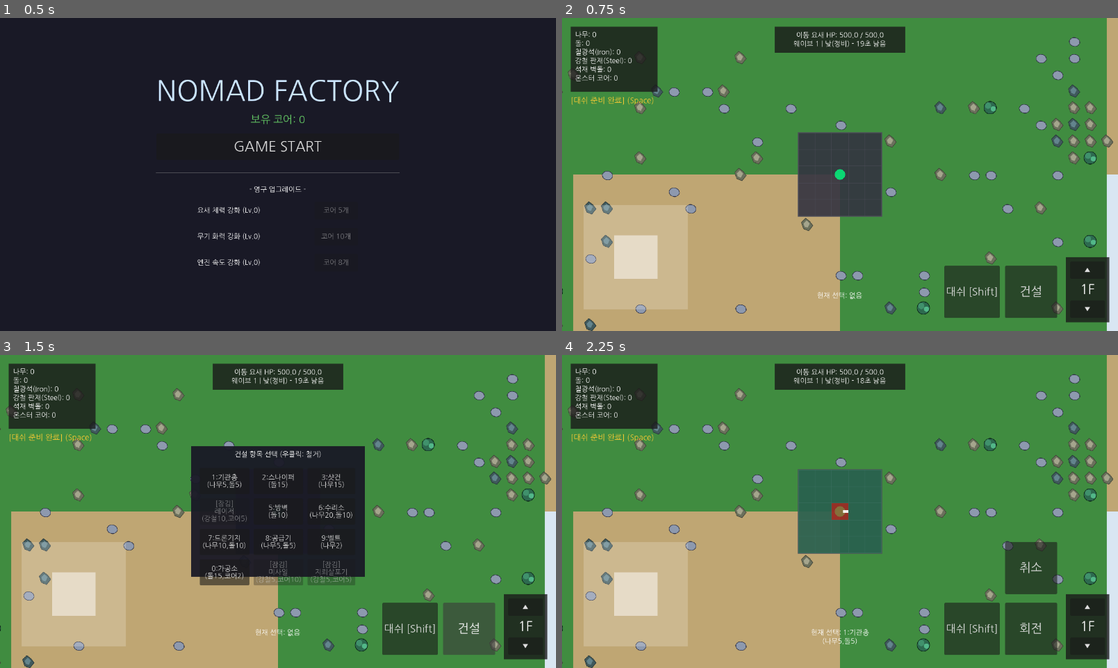
Above: before the commit, frames 1-4 (two rows, left to right).
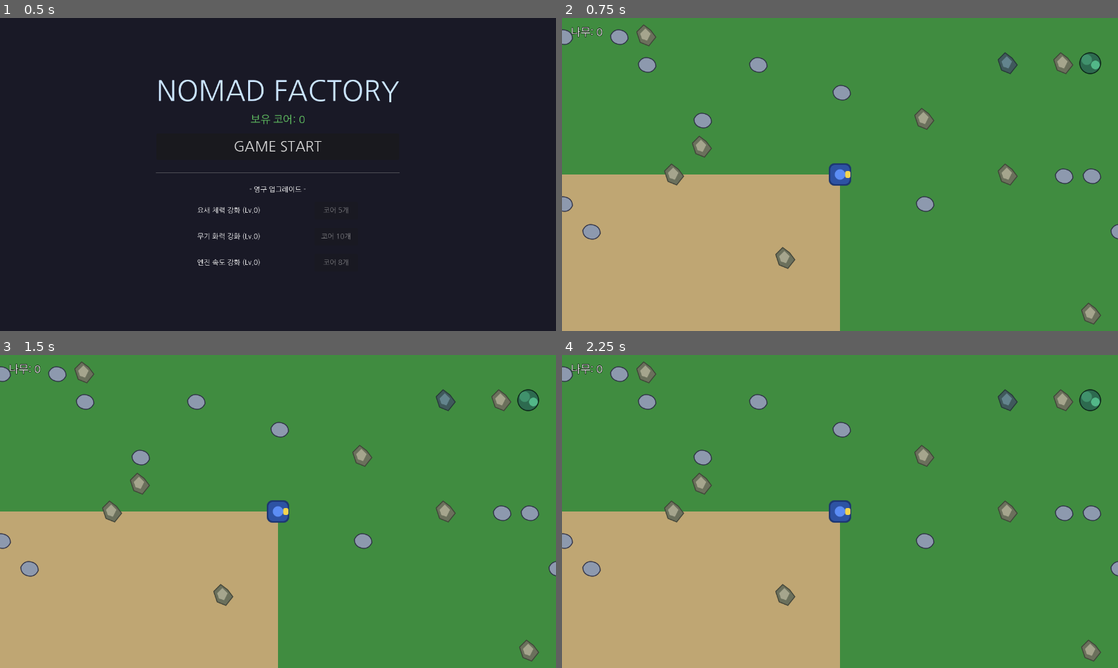
Above: after the commit, the same moments.

Repository: krWebfirewood/nomad-factory
Game: Godot game, scene res://scenes/title_screen.tscn
Same seed, same stepped clock (60 frames per second), same inputs: the game is played once before the commit and once after it.
Inputs (mouse positions are in pixels of both pictures, inside the frame that each line leads up to):
- Up to frame 1 (0.5 s): no input
- Up to frame 2 (0.75 s): click "GAME START" at 0.5 s
- Up to frame 3 (1.5 s): click (467, 630) at 1.25 s, where only the run before the commit has a clickable "건설"
- Up to frame 4 (2.25 s): click (784, 480) at 2 s, where only the run before the commit has a clickable "1:기관총 (나무5,돌5)"

Frame 1 is identical in both runs. In frame 2, 29% of the frame differs, in the area x 0-100%, y 0-100%; in frame 3, 38%; in frame 4, 30%.
Error after the commit: Parse Error: Identifier "mouse_world_pos" not declared in the current scope. (res://scripts/player.gd:1544)

Commit message:
Fix UI fallthrough bugs and add auto-targeting to Orbital Strike

Diff:
--- a/scripts/player.gd
+++ b/scripts/player.gd
@@ -900,6 +900,9 @@
 
 func _unhandled_input(event):
 	if event is InputEventMouseButton and event.button_index == MOUSE_BUTTON_LEFT and event.pressed:
+		if Time.get_ticks_msec() - last_action_time < 200:
+			return
+
 		build_pressed_this_frame = true
 		if build_type == 0 and moving_building == null:
 			var target = get_hovered_fortress()
@@ -987,6 +990,7 @@
 			btn.text = "[잠김]\n" + names[tid].split(":")[1]
 
 func select_build_type(type_id: int, b_name: String):
+	last_action_time = Time.get_ticks_msec()
 	if not type_id in unlocked_towers:
 		print("아직 해금되지 않은 타워입니다!")
 		return
@@ -1494,7 +1498,23 @@
 
 func cast_orbital_strike():
 	orbital_cooldown = 15.0
-	var mouse_world_pos = get_global_mouse_position()
+
+	var target_pos = global_position
+	var enemies = get_tree().get_nodes_in_group("enemy")
+	var min_dist = 99999.0
+	var closest_enemy = null
+
+	for enemy in enemies:
+		if is_instance_valid(enemy):
+			var dist = enemy.global_position.distance_to(global_position)
+			if dist < min_dist:
+				min_dist = dist
+				closest_enemy = enemy
+
+	if closest_enemy != null:
+		target_pos = closest_enemy.global_position
+	else:
+		target_pos = global_position + Vector2(randf_range(-200, 200), randf_range(-200, 200))
 
 	add_camera_shake(50.0)
 	print("궤도 폭격 발사!")
@@ -1503,7 +1523,7 @@
 	var effect = ColorRect.new()
 	effect.color = Color(1.0, 0.5, 0.1, 0.6)
 	effect.size = Vector2(600, 600)
-	effect.position = mouse_world_pos - effect.size / 2.0
+	effect.position = target_pos - effect.size / 2.0
 	get_tree().current_scene.add_child(effect)
 
 	var tween = get_tree().create_tween()
@@ -1511,10 +1531,9 @@
 	tween.tween_callback(effect.queue_free)
 
 	# 범위 내 적 데미지
-	var enemies = get_tree().get_nodes_in_group("enemy")
 	for enemy in enemies:
 		if is_instance_valid(enemy):
-			var dist = enemy.global_position.distance_to(mouse_world_pos)
+			var dist = enemy.global_position.distance_to(target_pos)
 			if dist <= 300.0:
 				if enemy.has_method("take_damage"):
 					enemy.take_damage(800.0 * GameManager.stat_damage_mult, "explosive")
